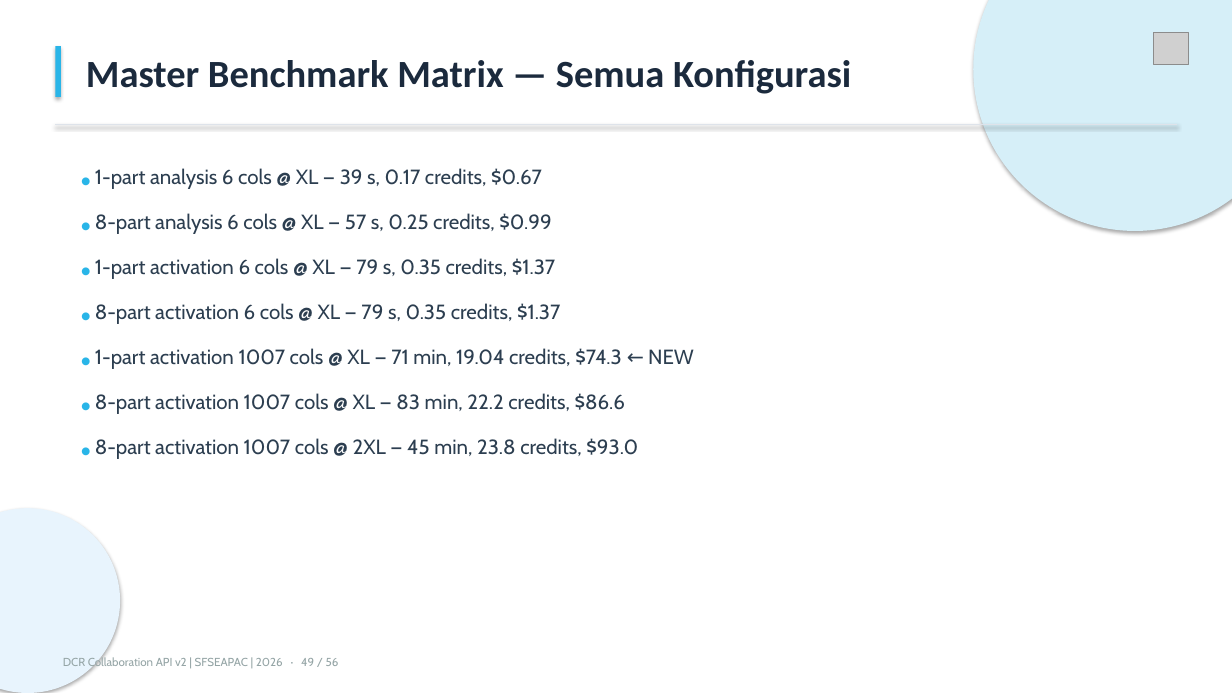
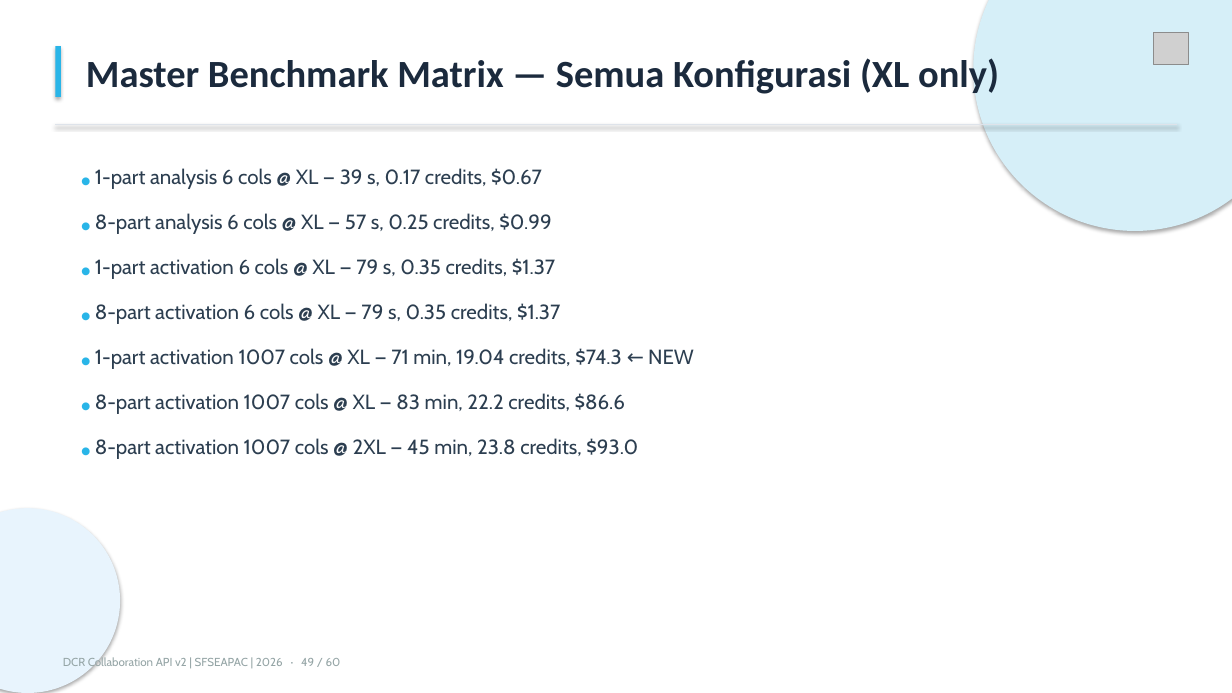
Before and after one commit to arzamuhammad/dcr-collaboration-api, a slide deck: slide 49 of DCR_Collaboration_API_Presentation.pptx. Drawn at 1232x693 pixels with LibreOffice and Linux fonts; fonts in the diff are those of the drawing; grey boxes stand for pictures. Boxes give left, top, right and bottom in pixels: in the first picture for what was removed or moved away, otherwise in the second. Text is boxed around its words. In the diff, an @@ line names an element or a change of style, - is before the commit and + after.

Commit message:
Add 1-partition 2XL benchmark: analysis + activation 1007 cols
- Analysis 1 partition @ 2XL: 28s, 0.25 credits ($0.98)
- Activation 1007 cols 1 partition @ 2XL: 38 min, 20.10 credits ($78.4)
- Total end-to-end: 38 min 9s, 20.35 credits ($79.4)
- XL vs 2XL comparison: 2XL 1.87x faster (4283s -> 2289s), +6.9% credits
- secure_run_v2 scales 1.89x (horizontal parallelism benefit)
- Write phases (direct_activation + INSERT) barely scale (~1.1x) - I/O bound
- Master benchmark matrix now 8 configurations
- Slides: 56 -> 60 slides

```diff
--- a/DCR_Collaboration_API_Presentation.pptx
+++ b/DCR_Collaboration_API_Presentation.pptx
@@ text at (86,55,999,97): text changed @@
-Master Benchmark Matrix — Semua Konfigurasi
+Master Benchmark Matrix — Semua Konfigurasi (XL only)
@@ text at (63,657,341,670): text changed @@
-DCR Collaboration API v2 | SFSEAPAC | 2026 · 49 / 56
+DCR Collaboration API v2 | SFSEAPAC | 2026 · 49 / 60
```
Also in this commit, not shown: 42 other slides changed, 4 slides added, 1 other file.
